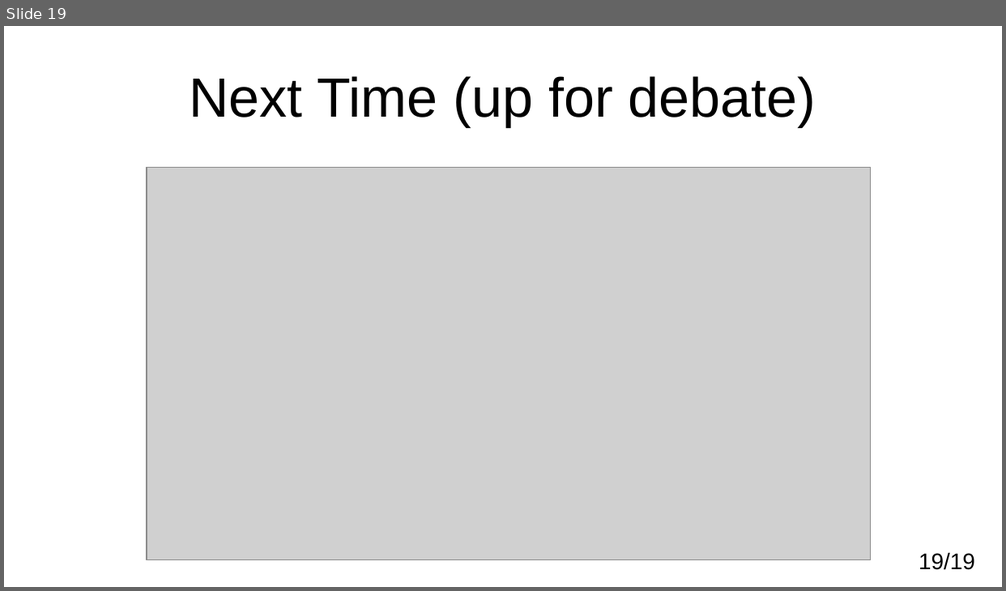
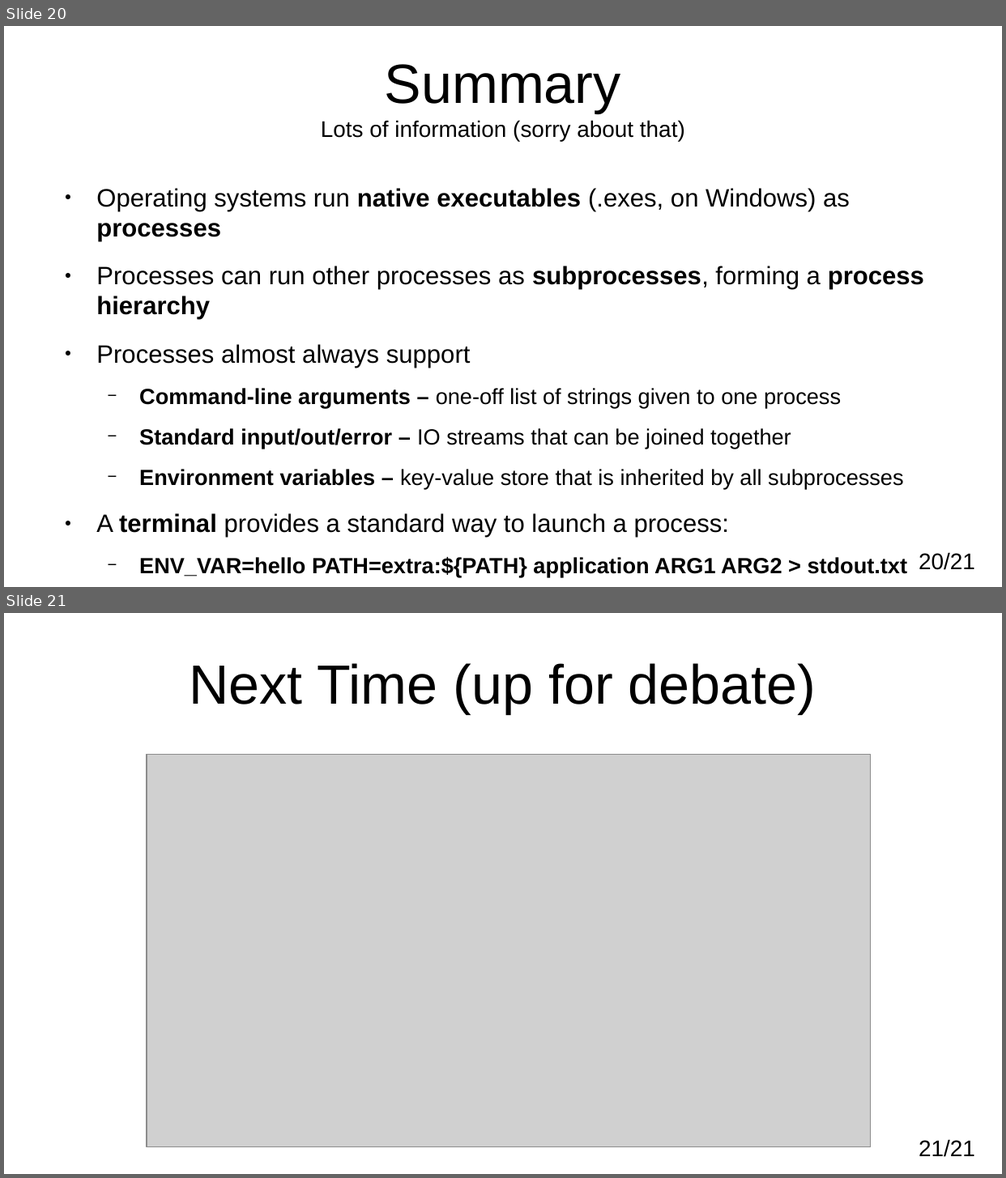
Before and after one commit to adamkewley/rse-meetups, a slide deck: 5_Subprocesses/PresentationSlides.odp. Shown one above the other, each under a label of ours: slide 19 before the commit, slides 20 and 21 after it. The pictures are 1006x591 and 1006x1178 pixels, drawn with LibreOffice and Linux fonts; fonts in the diff are those of the drawing; grey boxes stand for pictures. Boxes give left, top, right and bottom in pixels: in the first picture for what was removed or moved away, otherwise in the second. Text is boxed around its words. In the diff, an @@ line names an element or a change of style, - is before the commit and + after.

```diff
--- a/5_Subprocesses/PresentationSlides.odp
+++ b/5_Subprocesses/PresentationSlides.odp
@@ slide 20 added at (4, 26, 1002, 587), background #FFFFFF @@
@@ title added at (321, 64, 685, 141), 18 pt, text #000000 @@
+Summary
+Lots of information (sorry about that)
@@ text added at (96, 188, 924, 578), 17.5 pt, text #000000 @@
+● Operating systems run native executables (.exes, on Windows) as processes
+● Processes can run other processes as subprocesses, forming a process hierarchy
+● Processes almost always support
+  − Command-line arguments – one-off list of strings given to one process
+  − Standard input/out/error – IO streams that can be joined together
+  − Environment variables – key-value store that is inherited by all subprocesses
+● A terminal provides a standard way to launch a process:
+  − ENV_VAR=hello PATH=extra:${PATH} application ARG1 ARG2 > stdout.txt
@@ page number added at (918, 552, 975, 570), 18 pt, text #000000 @@
+20/21
@@ what was slide 19 is now slide 21 @@
@@ page number at (918, 1139, 975, 1157): text changed @@
-19/19
+21/21
```
Also in this commit, not shown: 2 slides changed, 1 other slide added, 1 other file.
